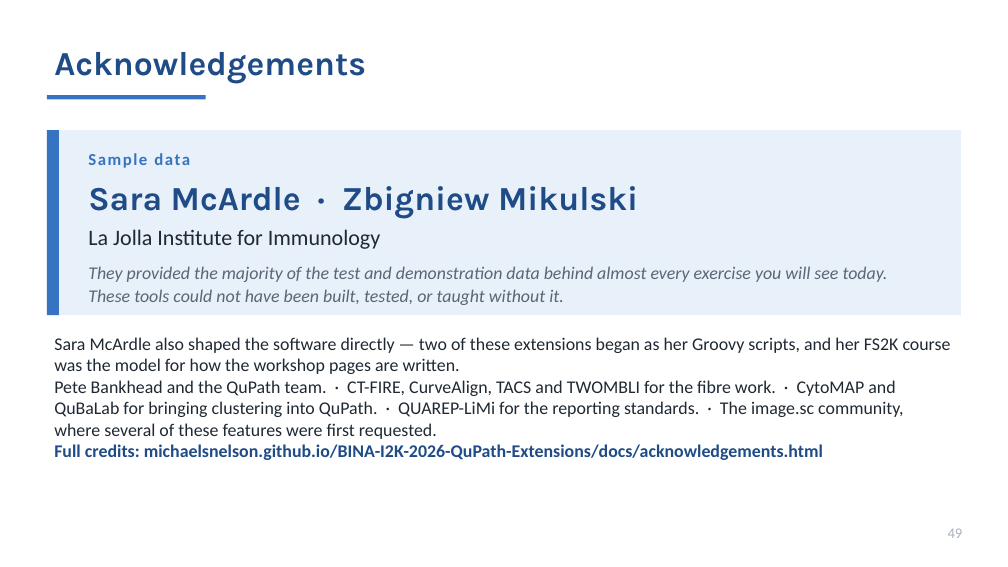
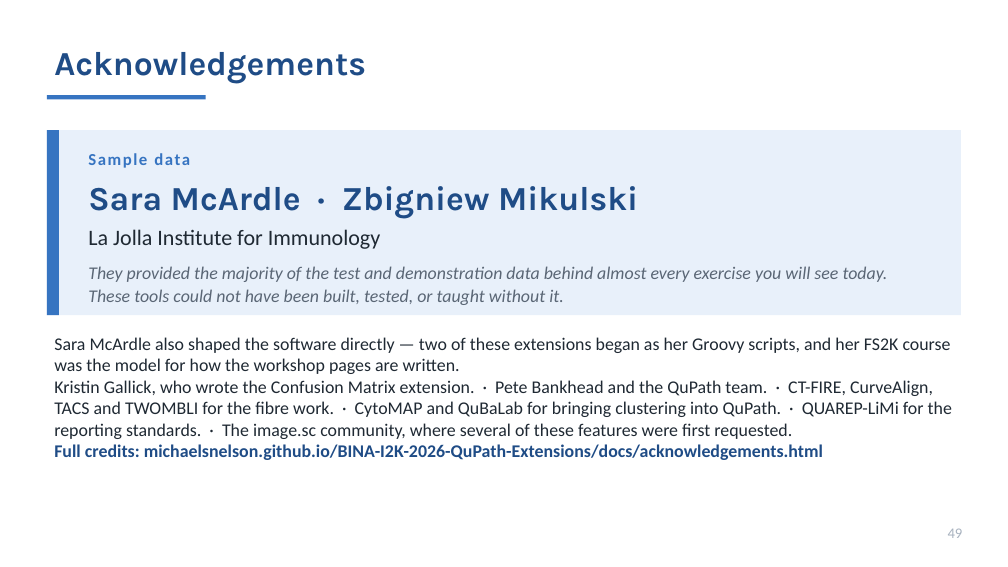
Before and after one commit to MichaelSNelson/BINA-I2K-2026-QuPath-Extensions, a slide deck: slide 49 of I2K_2026_QuPath_Extensions.pptx. Drawn at 1008x567 pixels with LibreOffice and Linux fonts; fonts in the diff are those of the drawing. Boxes give left, top, right and bottom in pixels: in the first picture for what was removed or moved away, otherwise in the second. Text is boxed around its words. In the diff, an @@ line names an element or a change of style, - is before the commit and + after.

Commit message:
Credit Kristin Gallick as the Confusion Matrix author
Named on the extension's own page, in the acknowledgements, on the deck's
acknowledgements slide, and on its demo slide. GitHub handle kept in repo URLs.

```diff
--- a/I2K_2026_QuPath_Extensions.pptx
+++ b/I2K_2026_QuPath_Extensions.pptx
@@ text at [54, 337, 952, 460]: text changed @@
-Sara McArdle also shaped the software directly — two of these extensions began as her Groovy scripts, and her FS2K course was the model for how the workshop pages are written.
-Pete Bankhead and the QuPath team. · CT-FIRE, CurveAlign, TACS and TWOMBLI for the fibre work. · CytoMAP and QuBaLab for bringing clustering into QuPath. · QUAREP-LiMi for the reporting standards. · The image.sc community, where several of these features were first requested.
-Full credits: michaelsnelson.github.io/BINA-I2K-2026-QuPath-Extensions/docs/acknowledgements.html
+Sara McArdle also shaped the software directly — two of these extensions began as her Groovy scripts, and her FS2K course was the model for how the workshop pages are written.
+Kristin Gallick, who wrote the Confusion Matrix extension. · Pete Bankhead and the QuPath team. · CT-FIRE, CurveAlign, TACS and TWOMBLI for the fibre work. · CytoMAP and QuBaLab for bringing clustering into QuPath. · QUAREP-LiMi for the reporting standards. · The image.sc community, where several of these features were first requested.
+Full credits: michaelsnelson.github.io/BINA-I2K-2026-QuPath-Extensions/docs/acknowledgements.html
```
Also in this commit, not shown: 1 other slide changed, 4 other files.
